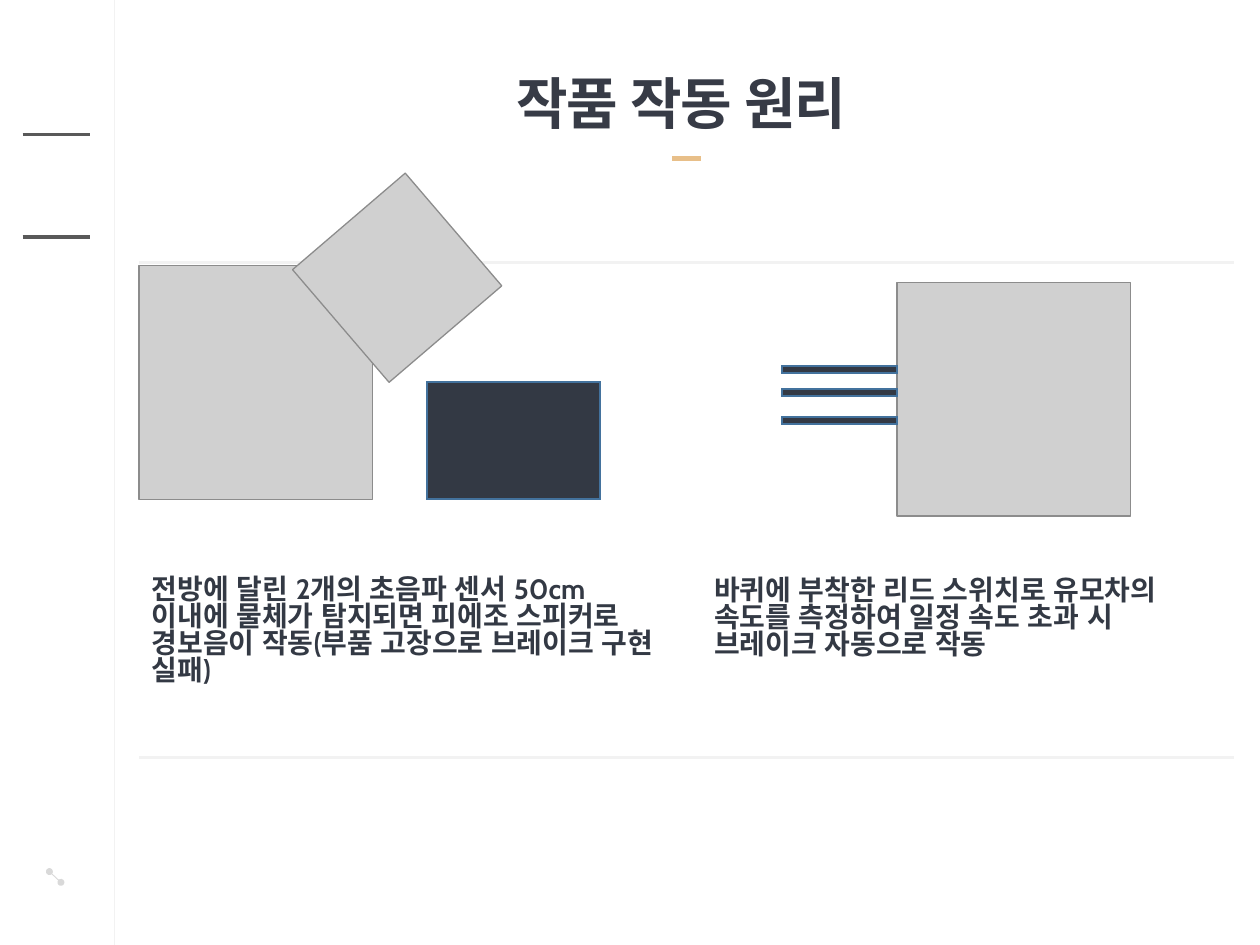
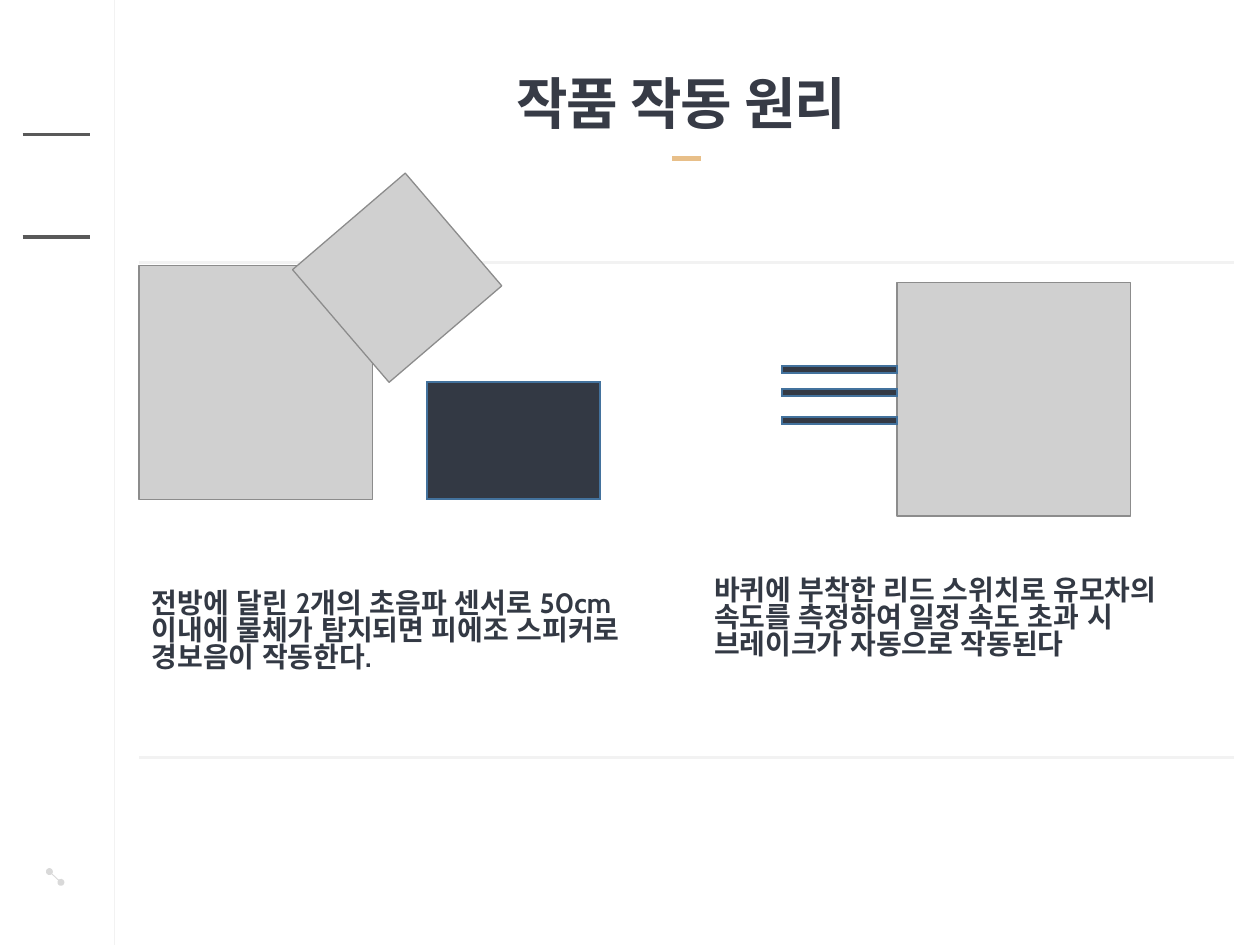
Before and after one commit to younggunwon/SmartUMOCHA, a slide deck: slide 3 of 아두이노 경진대회 Team MyWay ppt.pptx. Drawn at 1260x945 pixels with LibreOffice and Linux fonts; fonts in the diff are those of the drawing; grey boxes stand for pictures; background and template pictures are left out. Boxes give left, top, right and bottom in pixels: in the first picture for what was removed or moved away, otherwise in the second. Text is boxed around its words. In the diff, an @@ line names an element or a change of style, - is before the commit and + after.

```diff
--- a/아두이노 경진대회 Team MyWay ppt.pptx
+++ b/아두이노 경진대회 Team MyWay ppt.pptx
@@ text at (x1=152, y1=589, x2=620, y2=670): text changed @@
-전방에 달린 2개의 초음파 센서 50cm이내에 물체가 탐지되면 피에조 스피커로 경보음이 작동(부품 고장으로 브레이크 구현 실패)
+전방에 달린 2개의 초음파 센서로 50cm이내에 물체가 탐지되면 피에조 스피커로 경보음이 작동한다.
@@ text at (x1=714, y1=576, x2=1157, y2=657): text changed @@
-바퀴에 부착한 리드 스위치로 유모차의 속도를 측정하여 일정 속도 초과 시 브레이크 자동으로 작동
+바퀴에 부착한 리드 스위치로 유모차의 속도를 측정하여 일정 속도 초과 시 브레이크가 자동으로 작동된다
```
Also in this commit, not shown: 8 other slides changed.
